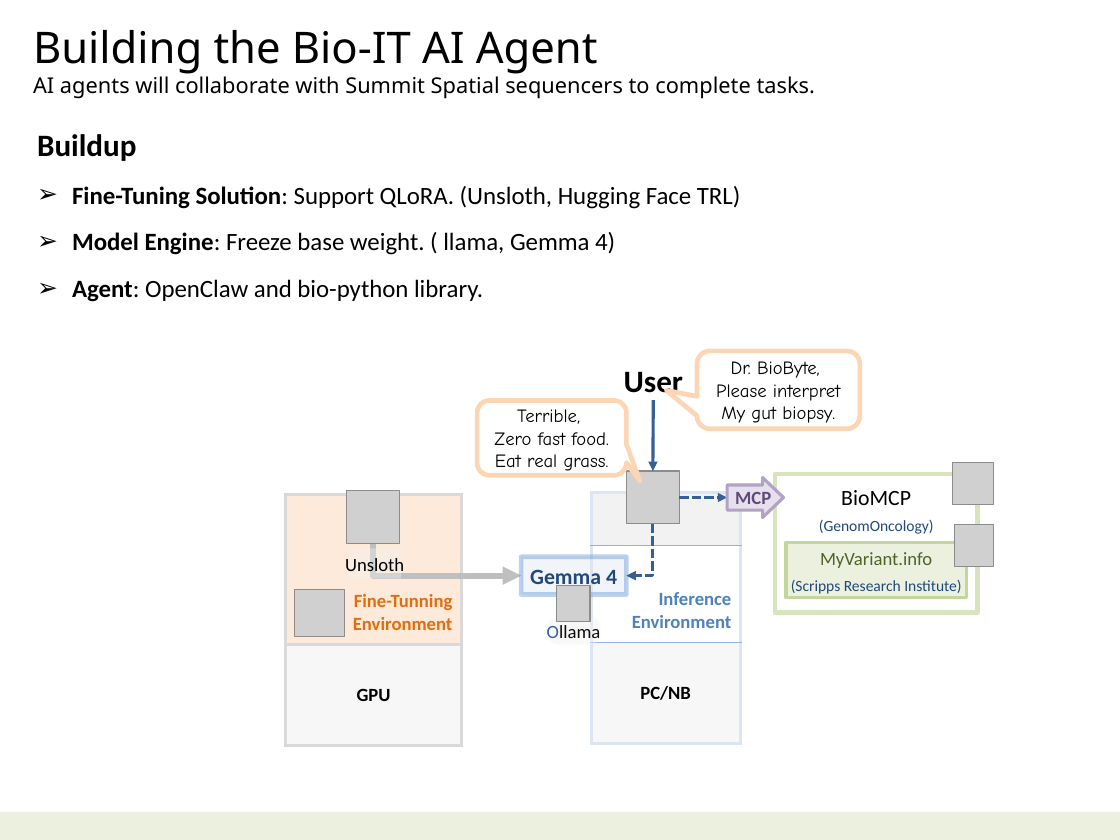
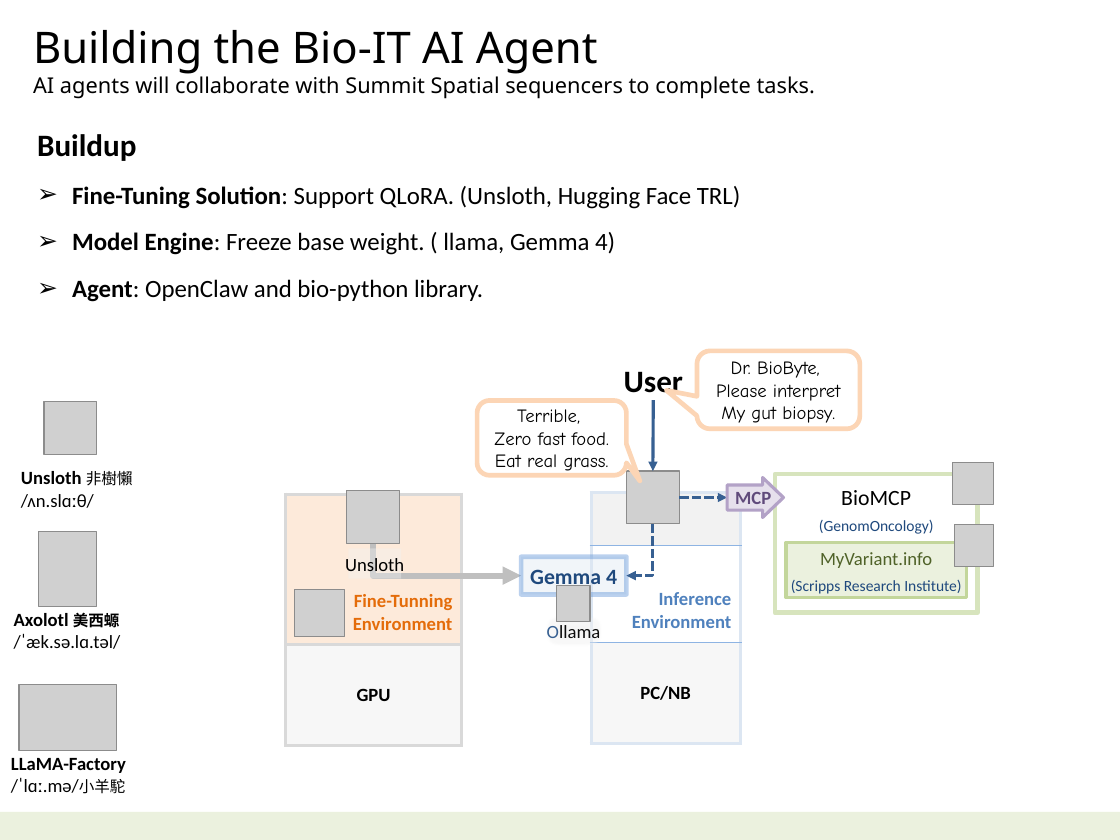
Before and after one commit to navibator/crazy-ai, a slide deck: slide 38 of ai-gemma.pptx. Drawn at 1120x840 pixels with LibreOffice and Linux fonts; fonts in the diff are those of the drawing; grey boxes stand for pictures. Boxes give left, top, right and bottom in pixels: in the first picture for what was removed or moved away, otherwise in the second. Text is boxed around its words. In the diff, an @@ line names an element or a change of style, - is before the commit and + after.

```diff
--- a/ai-gemma.pptx
+++ b/ai-gemma.pptx
@@ picture added at (x1=44, y1=401, x2=96, y2=454) @@
@@ text added at (x1=21, y1=471, x2=133, y2=508), 12 pt, text #000000 @@
+Unsloth 非樹懶
+/ʌn.slɑːθ/
@@ picture added at (x1=39, y1=531, x2=96, y2=606) @@
@@ text added at (x1=14, y1=610, x2=121, y2=649), 12 pt, text #000000 @@
+Axolotl 美西螈
+/ˈæk.sə.lɑ.təl/
@@ picture added at (x1=19, y1=684, x2=116, y2=750) @@
@@ text added at (x1=11, y1=758, x2=126, y2=794), 12 pt, text #000000, bold @@
+LLaMA-Factory
+/ˈlɑː.mə/小羊駝
```
Also in this commit, not shown: 3 other slides changed, 1 other file.
